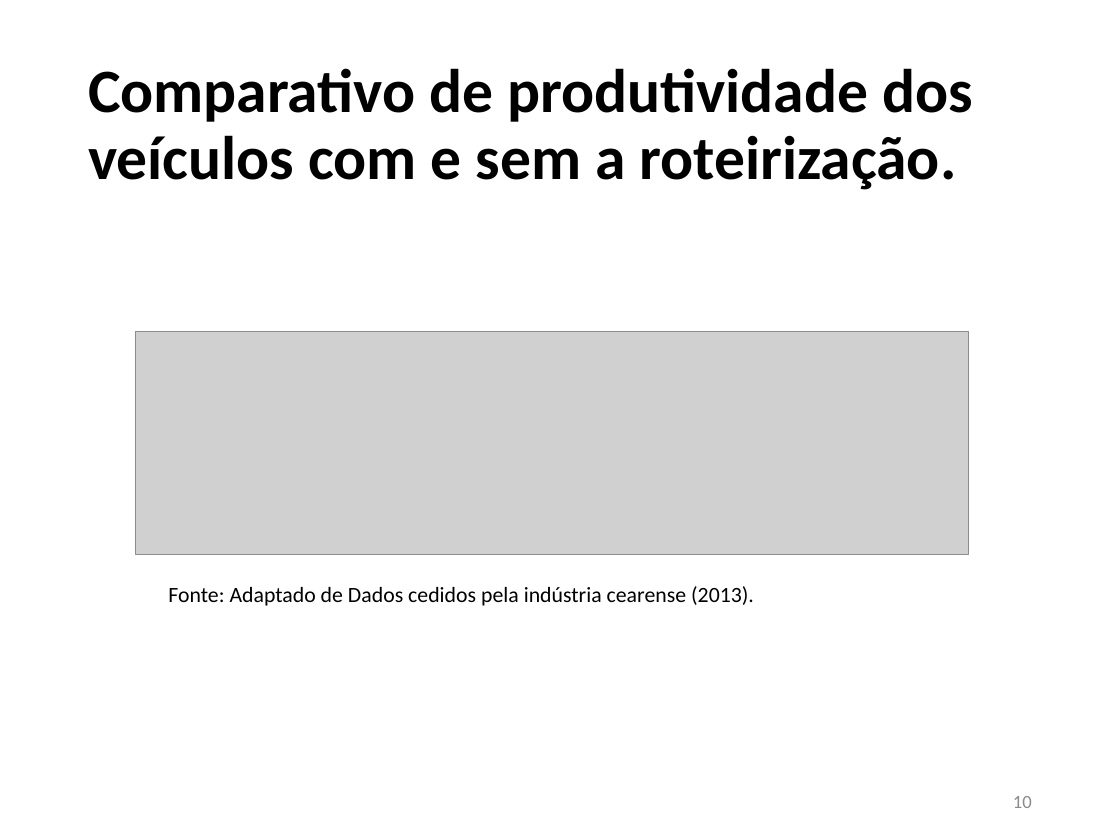
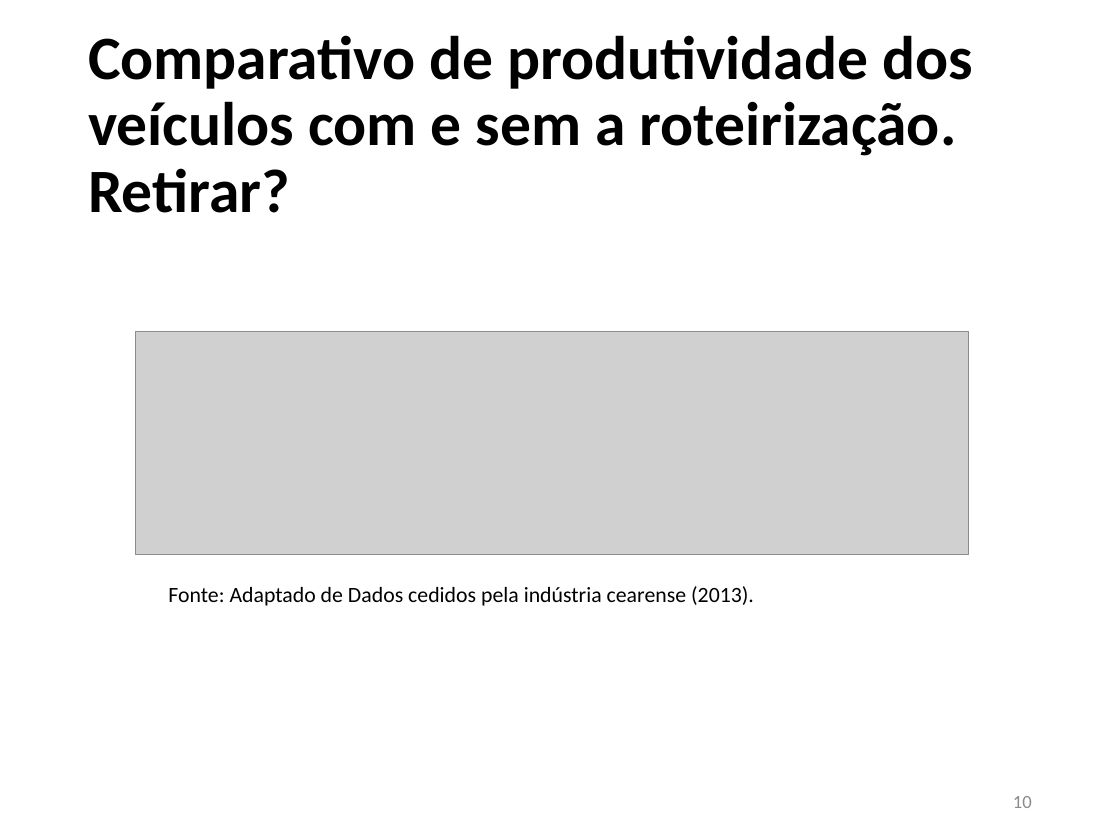
Before and after one commit to JoaoVFG/documentacaoTG, a slide deck: slide 10 of APRESENTAÇÃO JOAO VITOR.pptx. Drawn at 1120x840 pixels with LibreOffice and Linux fonts; fonts in the diff are those of the drawing; grey boxes stand for pictures. Boxes give left, top, right and bottom in pixels: in the first picture for what was removed or moved away, otherwise in the second. Text is boxed around its words. In the diff, an @@ line names an element or a change of style, - is before the commit and + after.

```diff
--- a/APRESENTAÇÃO JOAO VITOR.pptx
+++ b/APRESENTAÇÃO JOAO VITOR.pptx
@@ title at [88, 35, 973, 213]: text changed @@
-Comparativo de produtividade dos veículos com e sem a roteirização.
+Comparativo de produtividade dos veículos com e sem a roteirização.
+Retirar?
```
Also in this commit, not shown: 12 other slides changed, 3 slides removed, 6 other files.
